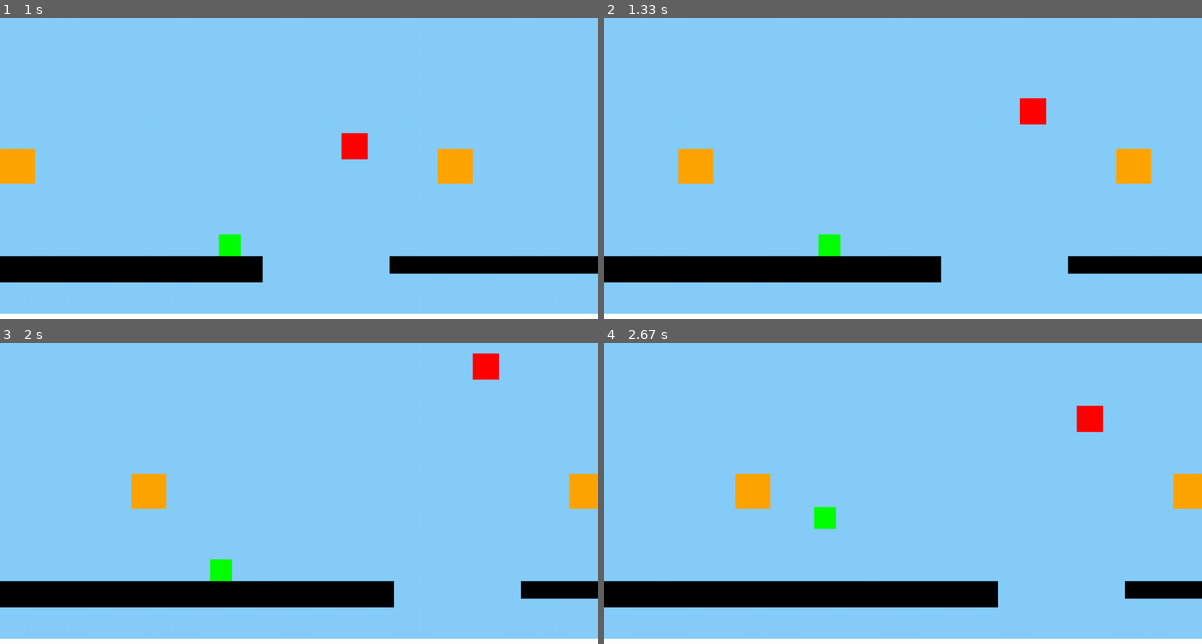
Above: before the commit, frames 1-4 (two rows, left to right).
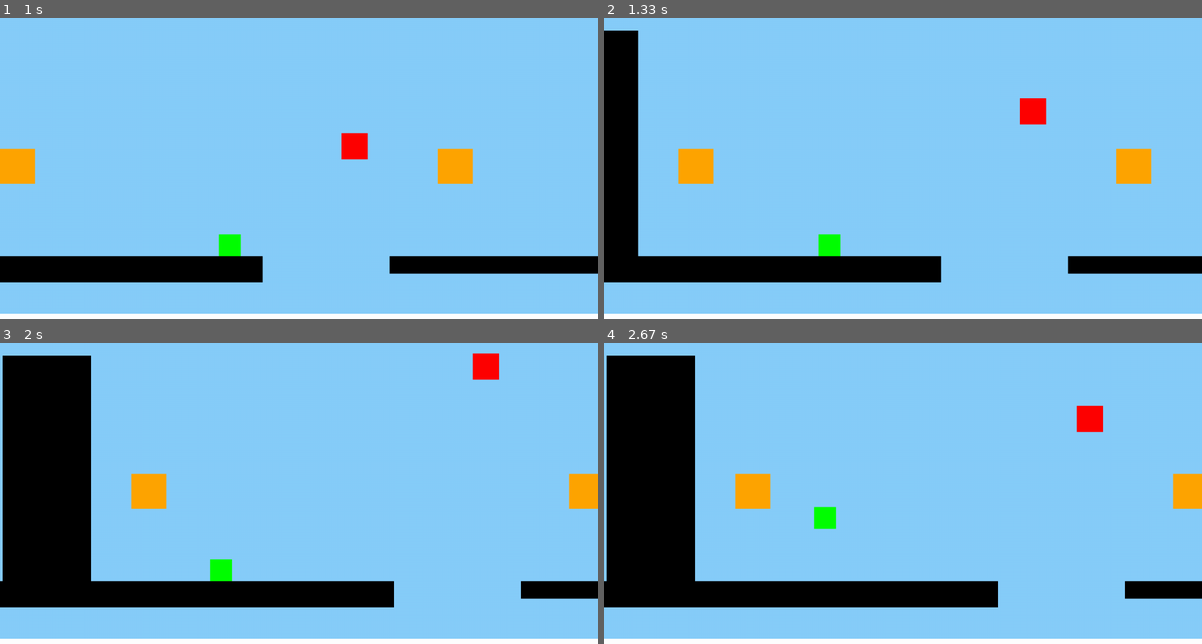
Above: after the commit, the same moments.

Repository: cast-hen/titanic_escape
Game: pygame game, started from main.py
Same seed, same stepped clock (60 frames per second), same inputs: the game is played once before the commit and once after it.
Inputs (mouse positions are in pixels of both pictures, inside the frame that each line leads up to):
- Up to frame 1 (1 s): click "start" at 0.38 s; click (77, 138) at 0.72 s
- Up to frame 2 (1.33 s): hold A from 1 s (still down); move the mouse to (801, 240) at 1.03 s
- Up to frame 3 (2 s): release A at 1.53 s
- Up to frame 4 (2.67 s): hold W 2.07-2.53 s; move the mouse to (747, 586) at 2.1 s

Frame 1 is identical in both runs. In frame 2, 4.3% of the frame differs, in the area x 0-6%, y 4-80%; in frame 3, 11%, in the area x 0-16%, y 4-80%; in frame 4, 11%.

Commit message:
klik 2  keer op scherm in pacour deel om de waarde te krijgen van het blok die daar gemaakt kan worden. begin linksboven daarna rechtsonder

Diff:
--- a/parkour_functies.py
+++ b/parkour_functies.py
@@ -133,6 +133,7 @@
     mouseDown = False
     CameraPosx = 0
     RespawnPos = (0, 0)
+    pos1 = (0, 0)
 
     playerObject = Objects(300, 200, 50, 50, 'green', 2, 0, 0, 1, "Player")
     cube1 = Objects(580, 400, 60, 60, 'Red', 1, 0, 0, 1, MoveObject((580, 400), (580, 0), 1, 0))
@@ -149,11 +150,12 @@
     cube11 = Objects(-500, 275, 200, 400, 'black', 1, 0, 0, 4, "Collider")
     cube12 = Objects(330, 415, 230, 10, 'black', 1, 0, 0, 4, "Collider")
     cube13 = Objects(750, 0, 230, 450, 'black', 1, 0, 0, 4, "Collider")
-    cube14 = Objects(1240, 637, 120, 250, 'black', 1, 0, 0, 4, "Collider")
+    cube14 = Objects(1240, 400, 120, 250, 'black', 1, 0, 0, 4, "Collider")
     cube15 = Objects(-285, 450, 60, 120, 'Red', 1, 0, 0, 4, MoveObject((-285, 500), (1220, 500), 1.5, 0))
 
+    cube16 = Objects(-494, 29, 202, 571, 'black', 1, 0, 0, 1, "Collider")
     # voeg hier nieuwe platformen to zodat ze collision krijgen.
-    platforms = [cube1, cube2, cube3, cube4, cube5, cube6, cube7, cube8, cube9, cube10, cube11, cube12, cube13, cube14, cube15]
+    platforms = [cube1, cube2, cube3, cube4, cube5, cube6, cube7, cube8, cube9, cube10, cube11, cube12, cube13, cube14, cube15, cube16]
 
     # random ahhh movement fix, couldn't bother om een betere oplossig te vinden.
     keys = {"left": False, "right": False}
@@ -177,6 +179,8 @@
             cube2.draw(screen, CameraPosx)
             cube3.draw(screen, CameraPosx)
             cube4.draw(screen, CameraPosx)
+
+            cube16.draw(screen, CameraPosx)
         if scene == 2:
             RespawnPos = (665, 320)
             playerObject.draw(screen, CameraPosx)
@@ -204,7 +208,7 @@
 
         playerObject.xspeed = speed * (keys["right"] - keys["left"])
 
-        if playerObject.ypos >= 630 or Collider == "Death":
+        if playerObject.ypos >= 630 or Collider == "Death" or type(Collider) == MoveObject:
             playerObject.xpos, playerObject.ypos, player.lives, state = game_over(player.lives)
             (playerObject.xpos, playerObject.ypos) = RespawnPos
             if state == "Menu":
@@ -216,7 +220,7 @@
 
         (cube1.xpos, cube1.ypos) = cube1.Type.Move((cube1.xpos, cube1.ypos))
         (cube15.xpos, cube15.ypos) = cube15.Type.Move((int(cube15.xpos), int(cube15.ypos)))
-        print((cube15.xpos, cube15.ypos))
+
 
 
         if L_border <= playerObject.xpos <= R_border:
@@ -239,7 +243,12 @@
                 return "quit"
             if event.type == pygame.MOUSEBUTTONDOWN:
                 mouseDown = True
-                print(mouse[0] + CameraPosx, mouse[1])
+                if pos1 == (0, 0):
+                    pos1 = (mouse[0] + CameraPosx, mouse[1])
+                else:
+                    print(pos1[0], pos1[1], mouse[0] + CameraPosx - pos1[0], mouse[1] - pos1[1])
+                    pos1 = (0, 0)
+
             # movement
             if event.type == pygame.KEYDOWN:
                 if event.key == pygame.K_d:
